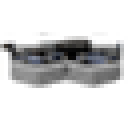
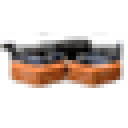
The second 128×128 image is a revision of the first. Changes to its layers:
hid "tier 10" over [left=8, top=56, right=124, bottom=88]
showed "tier 5", painted on it over [left=8, top=56, right=124, bottom=88]
